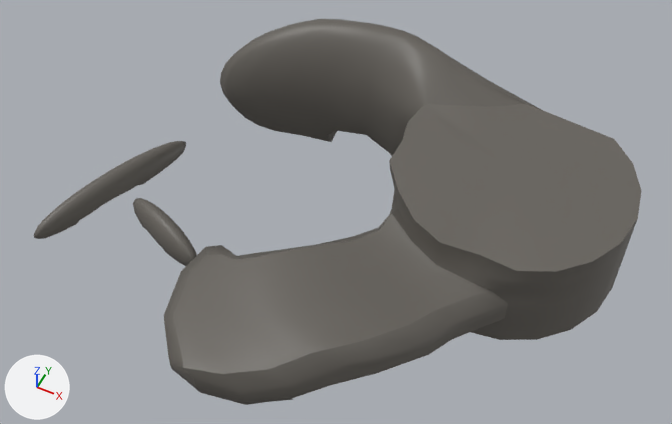
Renders of the FBX model Origami/Assets/Models/Tree_2.fbx from each side of a commit.
Camera for both pictures: a camera (50 mm lens) standing at (0.788, -1.255, 1.384) and looking at (0.204, -0.088, -0.074). Arrows for +X, +Y and +Z are at lower left; the lights stay in place. Where no turn or scale is listed for an object, it has been applied to the vertices.

Before the edit, the objects in view are built like this:
```python
me_mesh = bpy.data.meshes.new('Mesh')
me_mesh.from_pydata(...)  # 532 vertices, 536 faces; spans x -0.511..0.508, y -0.73..0.236, z -0.17..0.158
me_mesh.materials.append(mat_bark)  # dark grey #66625c
me_mesh_001 = bpy.data.meshes.new('Mesh.001')
me_mesh_001.from_pydata(...)  # 237 vertices, 237 faces; spans x -0.075..0.075, y -0.202..0.202, z -0.015..0.048
me_mesh_001.materials.append(mat_bark)  # dark grey #66625c
me_mesh_002 = bpy.data.meshes.new('Mesh.002')
me_mesh_002.from_pydata(...)  # 237 vertices, 237 faces; spans x -0.111..0.111, y -0.053..0.053, z -0.015..0.048
me_mesh_002.materials.append(mat_bark)  # dark grey #66625c
ob_root_1 = bpy.data.objects.new('root_1', me_mesh_001)
ob_root_1.location = (-0.34, -0.156, -0.195)
ob_root_2 = bpy.data.objects.new('root_2', me_mesh_002)
ob_root_2.location = (-0.142, -0.233, -0.17)
ob_tree_2_main = bpy.data.objects.new('Tree_2_Main', me_mesh)
ob_tree_2_main.location = (0.267, 0.158, -0.056)
```
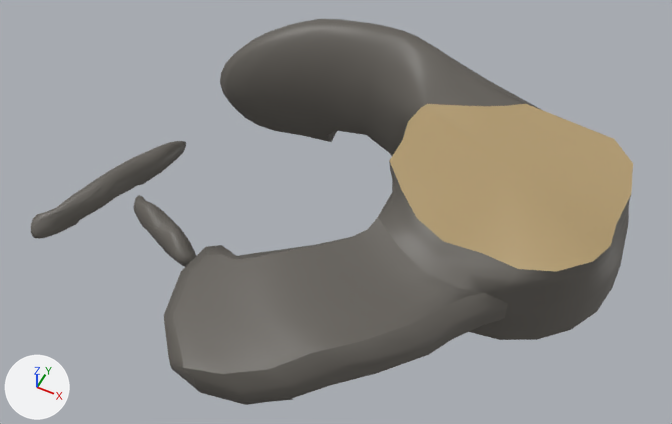
Boxes [x1, y1, x2, y2] around the edits, measured in the pictures (672 x 424 px; the box of a moved part takes in the faces that stretch with it):
'Tree_2_Main', reshaped, recoloured
    before: [164, 19, 641, 405]
    after: [164, 19, 633, 405]
'root_1', reshaped
    before: [34, 141, 186, 239]
    after: [31, 141, 186, 238]
part 1 of me_mesh_001, moved or reshaped
    before: [34, 197, 80, 239]
    after: [31, 197, 80, 238]
part 2 of me_mesh, moved or reshaped
    both: [316, 160, 557, 339]
part 3 of me_mesh, moved or reshaped
    before: [501, 162, 641, 300]
    after: [501, 162, 633, 300]
part 4 of me_mesh, recoloured
    both: [390, 104, 632, 271]

Patch to the scene script:
```diff
--- a/Origami/Assets/Models/Tree_2.fbx.py
+++ b/Origami/Assets/Models/Tree_2.fbx.py
@@ mat_cut_bark @@
+mat_cut_bark = principled_material('cut_bark')
+mat_cut_bark.base_color = (0.442, 0.324, 0.159)  # brown #b19a6f
@@ me_mesh_001 @@
 # used by ob_root_1; location = (-0.34, -0.156, -0.195)
-me_mesh_001.from_pydata(...)  # 237 vertices, 237 faces; spans x -0.075..0.075, y -0.202..0.202, z -0.015..0.048
+me_mesh_001.from_pydata(...)  # 237 vertices, 237 faces; spans x -0.095..0.075, y -0.201..0.202, z -0.015..0.048
+# me_mesh_001 part 1: 35 of 237 vertices moved; they spanned x -0.075..-0.037, y -0.202..-0.134, z -0.015..0.034 and now span x -0.095..-0.041, y -0.201..-0.134, z -0.015..0.034; mean shift (-0.01, 0.002, 0.0); largest move (-0.063, -0.18, 0.022) -> (-0.088, -0.172, 0.022)
 me_mesh_001.materials.append(mat_bark)
@@ me_mesh @@
 me_mesh.from_pydata(...)  # 532 vertices, 536 faces; spans x -0.511..0.508, y -0.73..0.236, z -0.17..0.158
 # used by ob_tree_2_main; location = (0.267, 0.158, -0.056)
+# me_mesh part 2: 33 of 532 vertices moved; they spanned x 0.016..0.34, y -0.415..-0.227, z -0.059..0.09 and now span x 0.016..0.34, y -0.415..-0.209, z -0.053..0.075; mean shift (-0.005, -0.007, 0.007); largest move (0.19, -0.317, 0.025) -> (0.176, -0.351, 0.039)
+# me_mesh part 3: 16 of 532 vertices moved; they spanned x 0.496..0.508, y -0.159..-0.009, z -0.035..0.088 and now span x 0.475..0.506, y -0.159..-0.009, z -0.038..0.07; mean shift (-0.014, 0.0, -0.015); largest move (0.508, -0.084, 0.088) -> (0.475, -0.084, 0.052)
+# me_mesh part 4: all 20 faces centred in x 0.076..0.408, y -0.221..0.063, z 0.082..0.094 switch from mat_bark (dark grey #66625c) to mat_cut_bark (brown #b19a6f)
```
